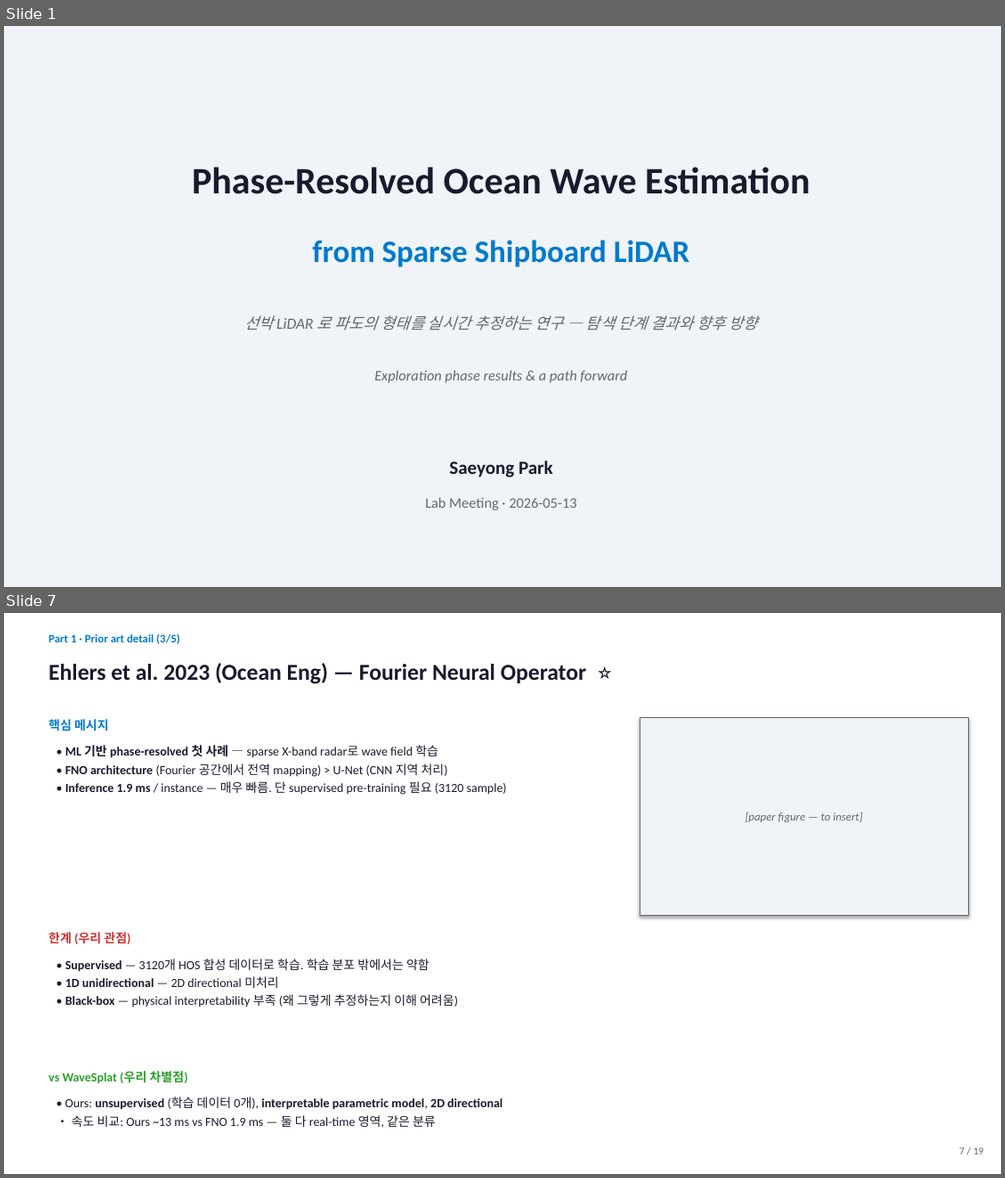
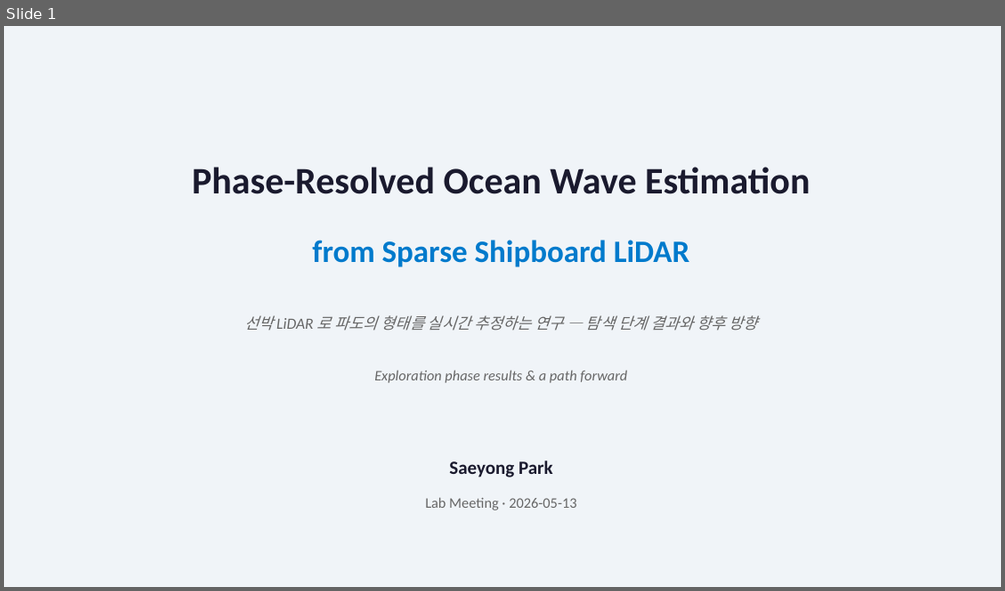
Before and after one commit to SAEYONGPARK94/wavesplat, a slide deck: wavesplat/docs/labmeeting_2026_05_13.pptx. Shown one above the other, each under a label of ours: slides 1 and 7 before the commit, slide 1 after it; the slides between them are not shown. The pictures are 1005x1178 and 1005x591 pixels, drawn with LibreOffice and Linux fonts; fonts in the diff are those of the drawing. Boxes give left, top, right and bottom in pixels: in the first picture for what was removed or moved away, otherwise in the second. Text is boxed around its words. In the diff, an @@ line names an element or a change of style, - is before the commit and + after.

```diff
--- a/wavesplat/docs/labmeeting_2026_05_13.pptx
+++ b/wavesplat/docs/labmeeting_2026_05_13.pptx
@@ slide 7 removed at bbox=[4, 613, 1001, 1174], background #FFFFFF @@
@@ text removed at bbox=[48, 633, 180, 644] @@
-Part 1 · Prior art detail (3/5)
@@ text removed at bbox=[48, 663, 586, 684] @@
-Ehlers et al. 2023 (Ocean Eng) — Fourier Neural Operator ⭐
@@ text removed at bbox=[48, 719, 109, 731] @@
-핵심 메시지
@@ rectangle removed at bbox=[639, 718, 969, 915] @@
-[paper figure — to insert]
@@ text removed at bbox=[65, 745, 507, 795] @@
-• ML 기반 phase-resolved 첫 사례 — sparse X-band radar로 wave field 학습
-• FNO architecture (Fourier 공간에서 전역 mapping) > U-Net (CNN 지역 처리)
-• Inference 1.9 ms / instance — 매우 빠름. 단 supervised pre-training 필요 (3120 sample)
@@ text removed at bbox=[48, 932, 130, 944] @@
-한계 (우리 관점)
@@ text removed at bbox=[65, 958, 458, 1007] @@
-• Supervised — 3120개 HOS 합성 데이터로 학습. 학습 분포 밖에서는 약함
-• 1D unidirectional — 2D directional 미처리
-• Black-box — physical interpretability 부족 (왜 그렇게 추정하는지 이해 어려움)
@@ text removed at bbox=[48, 1070, 188, 1084] @@
-vs WaveSplat (우리 차별점)
@@ text removed at bbox=[65, 1096, 502, 1127] @@
-• Ours: unsupervised (학습 데이터 0개), interpretable parametric model, 2D directional
-• 속도 비교: Ours ~13 ms vs FNO 1.9 ms — 둘 다 real-time 영역, 같은 분류
@@ text removed at bbox=[959, 1147, 984, 1154] @@
-7 / 19
```
Also in this commit, not shown: 17 slides changed, 11 slides added, 7 other slides removed, 14 other files.
